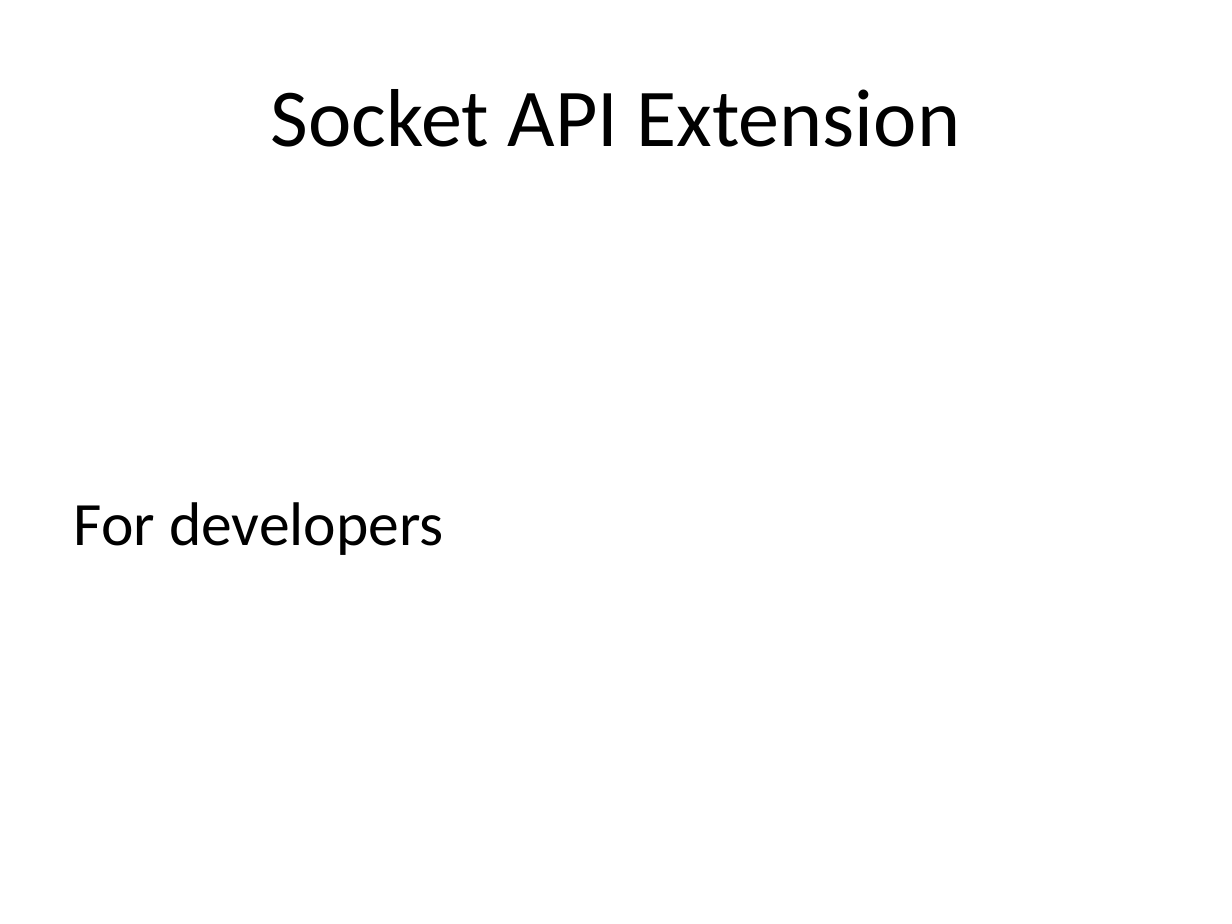
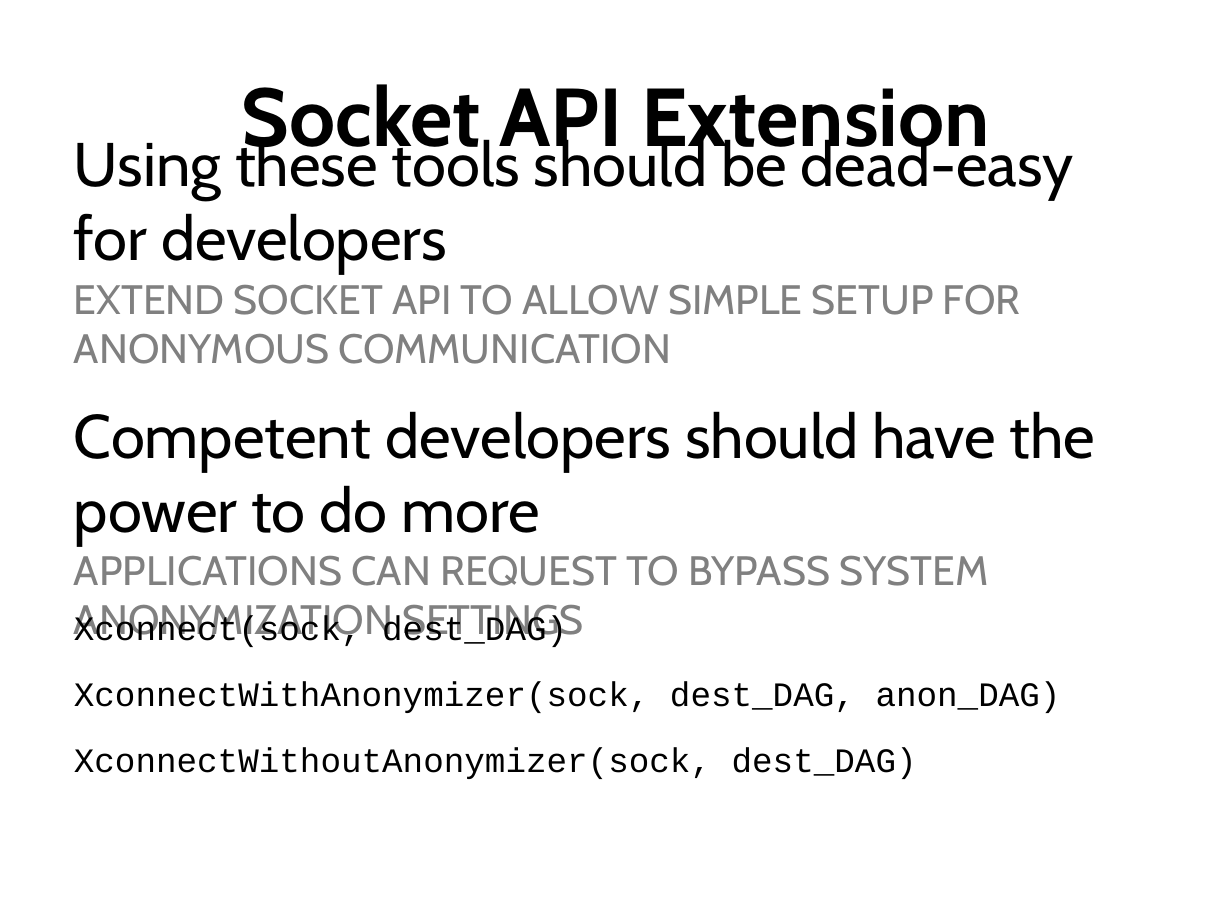
Before and after one commit to nfeltman/XIAnon, a slide deck: slide 11 of Presentation/Anonymity In XIA.pptx (slide 9 before the commit). Drawn at 1232x924 pixels with LibreOffice and Linux fonts; fonts in the diff are those of the drawing. Boxes give left, top, right and bottom in pixels: in the first picture for what was removed or moved away, otherwise in the second. Text is boxed around its words. In the diff, an @@ line names an element or a change of style, - is before the commit and + after.

Commit message:
Finished draft of slides. Stole Kayvon font, I think: PDF included so you can see.

```diff
--- a/Presentation/Anonymity In XIA.pptx
+++ b/Presentation/Anonymity In XIA.pptx
@@ title "Socket API Extension" at [242, 84, 990, 165]: font Calibri to Cabin, bold on @@
@@ text at [74, 134, 1095, 644]: text changed; size 36 to 24 pt; font Calibri to Cabin; text colour #000000 to #808080 @@
-For developers
+Using these tools should be dead-easy for developers
+  EXTEND SOCKET API TO ALLOW SIMPLE SETUP FOR ANONYMOUS COMMUNICATION
+Competent developers should have the power to do more
+  APPLICATIONS CAN REQUEST TO BYPASS SYSTEM ANONYMIZATION SETTINGS
@@ text added at [74, 615, 1061, 779], 20 pt, text #000000 @@
+Xconnect(sock, dest_DAG)
+XconnectWithAnonymizer(sock, dest_DAG, anon_DAG)
+XconnectWithoutAnonymizer(sock, dest_DAG)
```
Also in this commit, not shown: 8 other slides changed, 5 slides added, 2 slides removed, 1 other file.
